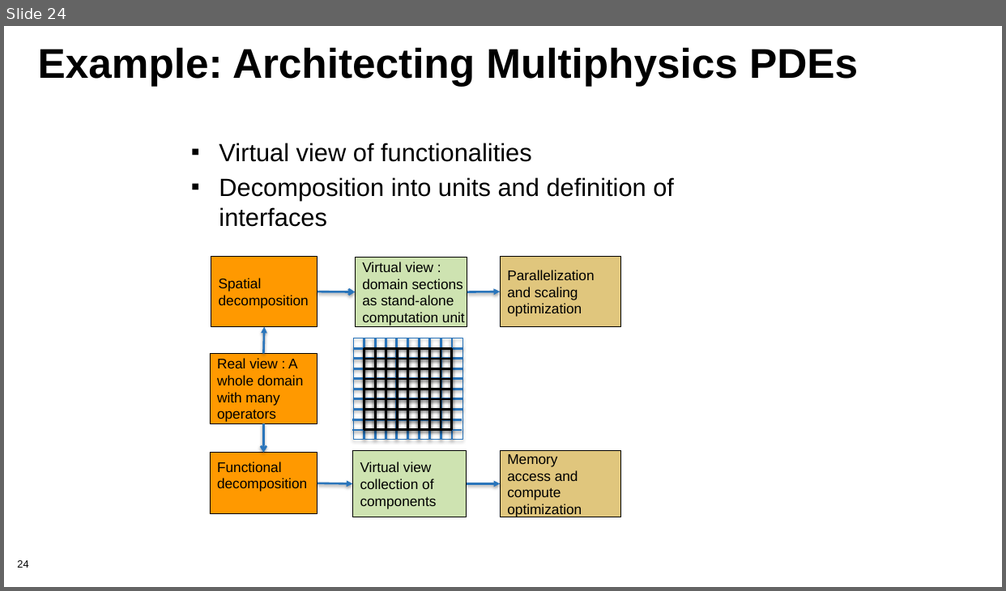
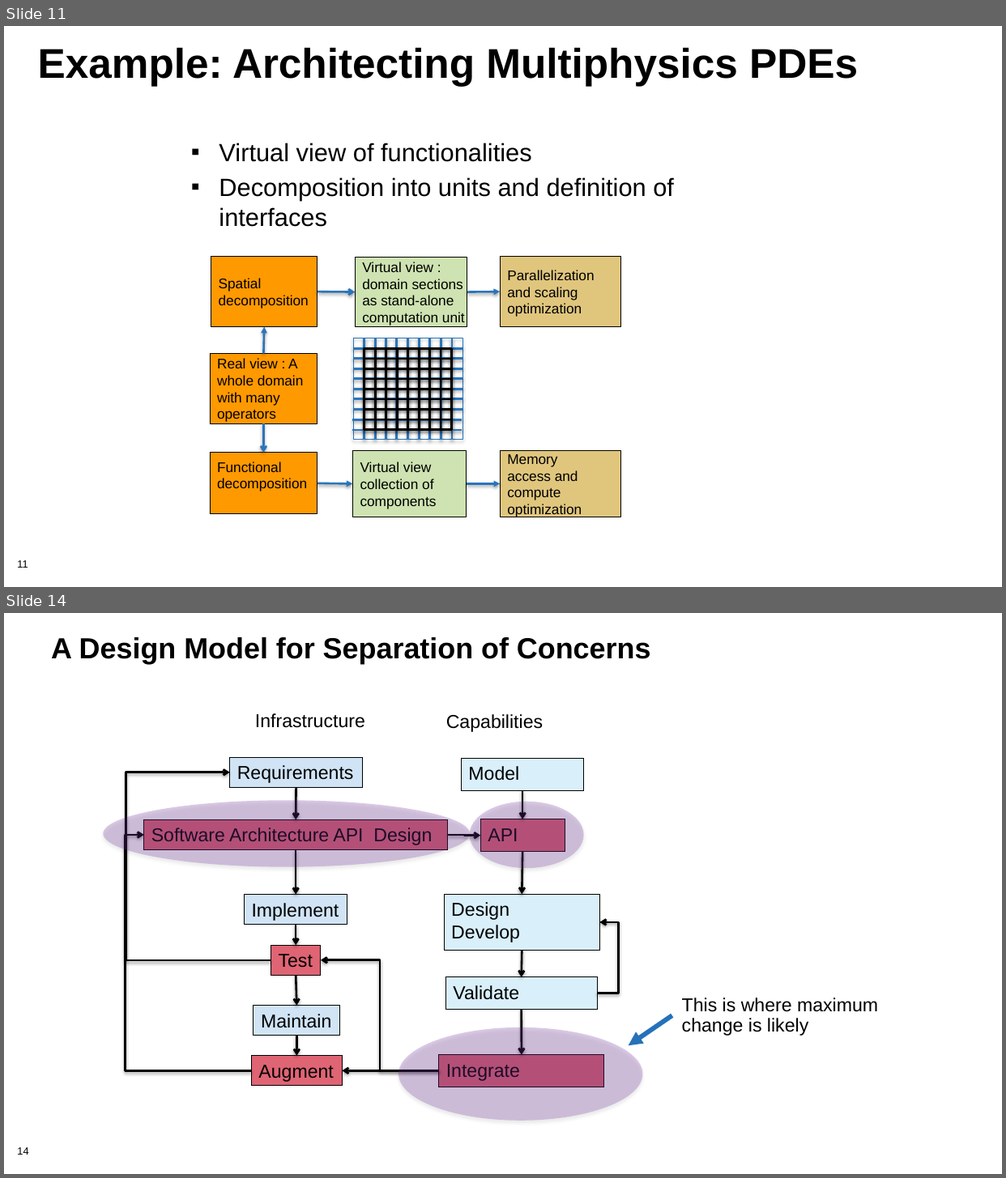
Before and after one commit to bssw-tutorial/presentations, a slide deck: final-presentations/2021-03-25-iss/05-design.pptx. Shown one above the other, each under a label of ours: slide 24 before the commit, slides 11 and 14 after it; the slides between them are not shown. The pictures are 1006x591 and 1006x1178 pixels, drawn with LibreOffice and Linux fonts; fonts in the diff are those of the drawing; background and template pictures are left out. Boxes give left, top, right and bottom in pixels: in the first picture for what was removed or moved away, otherwise in the second. Text is boxed around its words. In the diff, an @@ line names an element or a change of style, - is before the commit and + after.

```diff
--- a/final-presentations/2021-03-25-iss/05-design.pptx
+++ b/final-presentations/2021-03-25-iss/05-design.pptx
@@ slide 14 added at [4,613,1002,1174], background #FFFFFF; not listed: 1 template element that a slide beside it also shows @@
@@ title added at [51,637,651,664], 28 pt, text #000000, bold @@
+A Design Model for Separation of Concerns
@@ text added at [255,713,365,728], 18 pt, text #000000 @@
+Infrastructure
@@ text added at [446,714,543,732], 18 pt, text #000000 @@
+Capabilities
@@ elbow arrow added from (270, 960) to (230, 773), #000000 2 pt @@
@@ ellipse added at [103,800,470,867], fill #7030A0 at 25% opacity @@
@@ ellipse added at [470,802,583,868], fill #7030A0 at 25% opacity @@
@@ elbow arrow added from (251, 1071) to (144, 835), #000000 2 pt @@
@@ elbow arrow added from (448, 835) to (480, 835), #000000 2 pt @@
@@ elbow arrow added from (597, 994) to (600, 922), #000000 2 pt @@
@@ elbow arrow added from (439, 1071) to (321, 960), #000000 2 pt @@
@@ text added at [682,998,878,1036], 18 pt, text #000000 @@
+This is where maximum
+change is likely
@@ group added at [439,758,604,1088]: 5 rectangles, 4 arrows @@
+Model
+API
+Design
+Develop
+Validate
+Integrate
@@ arrow added from (671, 1016) to (629, 1046), #2673BA 4.5 pt @@
@@ group added at [144,757,448,1086]: 6 rectangles, 5 arrows @@
+Requirements
+Software Architecture API Design
+Implement
+Test
+Maintain
+Augment
@@ ellipse added at [398,1028,642,1121], fill #7030A0 at 25% opacity @@
@@ elbow arrow added from (439, 1071) to (343, 1071), #000000 2 pt @@
@@ what was slide 24 is now slide 11 @@
@@ page number at [17,561,27,568]: text changed @@
-24
+11
```
Also in this commit, not shown: 3 slides changed, 6 other slides added, 16 slides removed.
